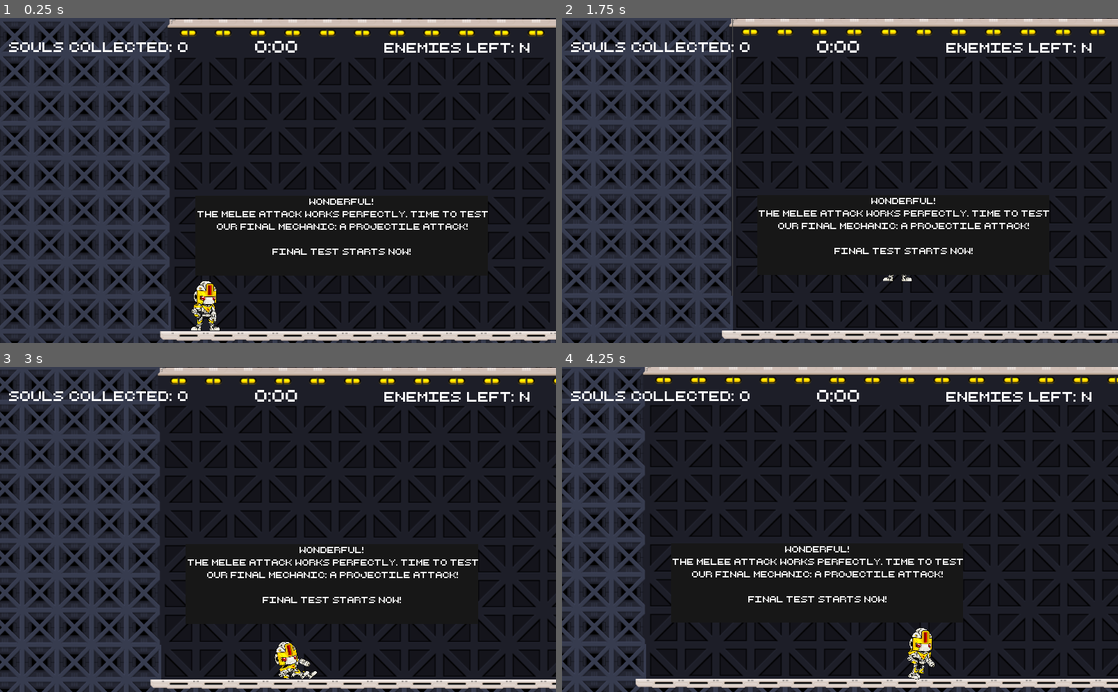
Above: before the commit, frames 1-4 (two rows, left to right).
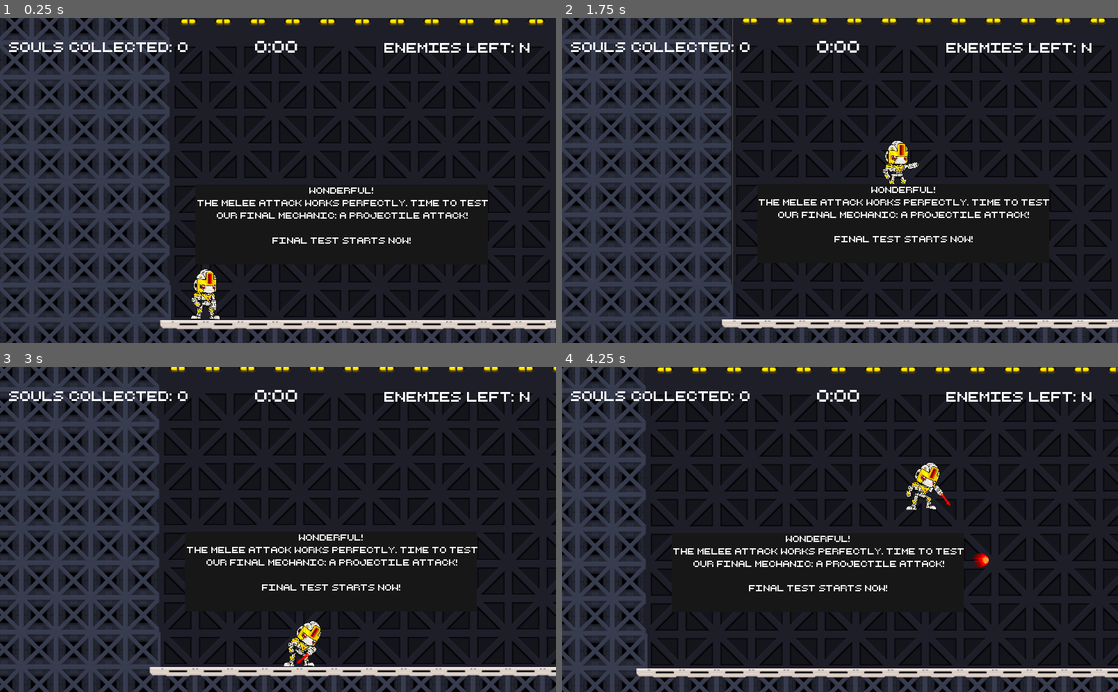
Above: after the commit, the same moments.

Repository: astafford2/LABS-PlatformerExperiment
Game: Godot game, scene res://src/Testing.tscn
The game is run twice, just before and just after one commit, with the same random seed, the same clock (stepped at 60 frames per second) and the same inputs. This scene is started directly instead of the project's main scene.
Inputs:
- Up to frame 1 (0.25 s): no input
- Up to frame 2 (1.75 s): hold Right (move_right) from 0.53 s (still down); tap M (melee, bound only after the commit) at 0.6 s; tap Up (jump) at 0.77, 1.52 s; tap Space (melee, bound only before the commit) at 1.35 s
- Up to frame 3 (3 s): release Right (move_right) at 2.03 s; hold Left (move_left) 2.03-2.78 s; tap Ctrl (slide) at 2.1 s; hold Right (move_right) from 2.78 s (still down); tap M (melee, bound only after the commit) at 2.85 s
- Up to frame 4 (4.25 s): keep holding Right (move_right); tap Up (jump) at 3.02, 3.77 s; tap Space (melee, bound only before the commit) at 3.6 s

The runs differ from the first frame. In frame 1, 26% of the frame differs, in the area x 0-100%, y 0-100%; in frame 2, 26%; in frame 3, 25%; in frame 4, 22%.

Commit message:
New input mappings

Diff:
--- a/project/project.godot
+++ b/project/project.godot
@@ -68,8 +68,9 @@
 }
 melee={
 "deadzone": 0.5,
-"events": [ Object(InputEventKey,"resource_local_to_scene":false,"resource_name":"","device":0,"alt":false,"shift":false,"control":false,"meta":false,"command":false,"pressed":false,"scancode":32,"unicode":0,"echo":false,"script":null)
+"events": [ Object(InputEventKey,"resource_local_to_scene":false,"resource_name":"","device":0,"alt":false,"shift":false,"control":false,"meta":false,"command":false,"pressed":false,"scancode":77,"unicode":0,"echo":false,"script":null)
 , Object(InputEventJoypadButton,"resource_local_to_scene":false,"resource_name":"","device":0,"button_index":2,"pressure":0.0,"pressed":false,"script":null)
+, Object(InputEventMouseButton,"resource_local_to_scene":false,"resource_name":"","device":0,"alt":false,"shift":false,"control":false,"meta":false,"command":false,"button_mask":0,"position":Vector2( 0, 0 ),"global_position":Vector2( 0, 0 ),"factor":1.0,"button_index":2,"pressed":false,"doubleclick":false,"script":null)
  ]
 }
 skip_credits={
@@ -82,6 +83,7 @@
 "deadzone": 0.5,
 "events": [ Object(InputEventKey,"resource_local_to_scene":false,"resource_name":"","device":0,"alt":false,"shift":false,"control":false,"meta":false,"command":false,"pressed":false,"scancode":32,"unicode":0,"echo":false,"script":null)
 , Object(InputEventJoypadButton,"resource_local_to_scene":false,"resource_name":"","device":0,"button_index":7,"pressure":0.0,"pressed":false,"script":null)
+, Object(InputEventMouseButton,"resource_local_to_scene":false,"resource_name":"","device":0,"alt":false,"shift":false,"control":false,"meta":false,"command":false,"button_mask":0,"position":Vector2( 0, 0 ),"global_position":Vector2( 0, 0 ),"factor":1.0,"button_index":1,"pressed":false,"doubleclick":false,"script":null)
  ]
 }
 congrats_continue={
--- a/project/src/Testing.gd
+++ b/project/src/Testing.gd
@@ -2,4 +2,6 @@
 
 
 func _ready():
-	pass
+	player.enable_level_2()
+	player.enable_level_3()
+	player.enable_level_4()
